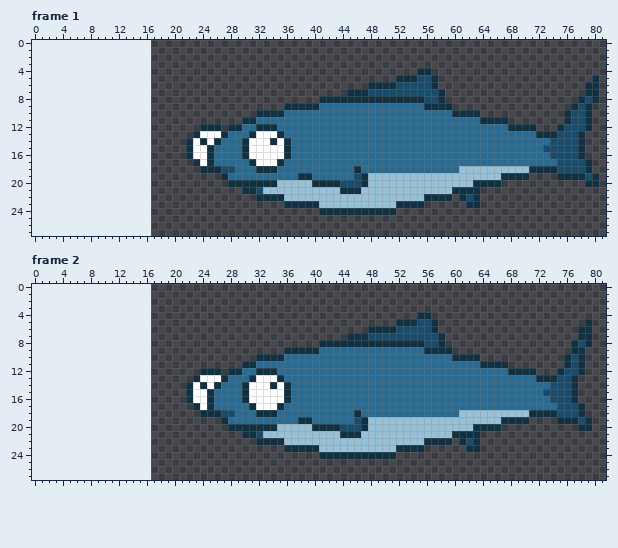
Pixel-art file, stored at Images/fish/fish1.aseprite. Above, as it was before the edit.
80x32 pixels, 6 frames. Shown: frame 1, frame 2. The old version is drawn lined up with the new one, on the new canvas. The commit also changed other frames, which this record leaves out.
The result:
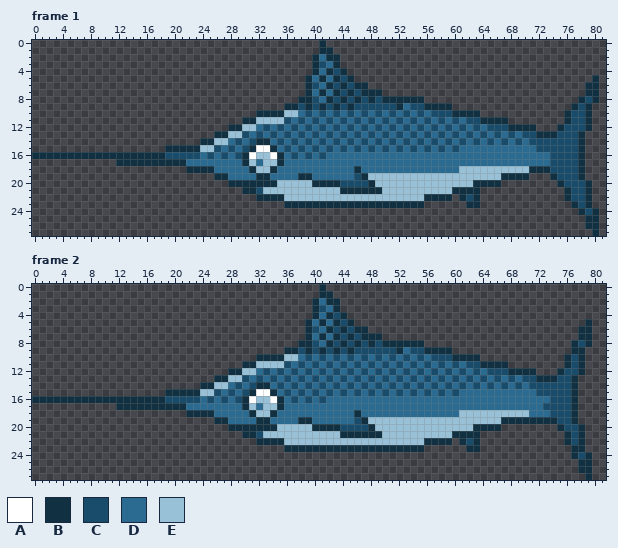
Palette (. is transparent): A #ffffff  B #113042  C #194c6a  D #2b6b91  E #98c0d7
The edit:
canvas 80x32 -> 82x28, the old top-left corner now at 17,0 (the part of the old canvas that was cut away was empty and is not shown)
Changed rows in their new state; - is an unchanged pixel.
Frame 1:
first column x 0:
 0 -----------------------------------------B---------------------------------------
 1 -----------------------------------------BB--------------------------------------
 2 ----------------------------------------BDBB-------------------------------------
 3 ----------------------------------------BCDB-------------------------------------
 4 ----------------------------------------BDBCB----------..------------------------
 5 ---------------------------------------BDBDBCB------......-----------------------
 6 ---------------------------------------BCDBCBCBB..........-----------------------
 7 ---------------------------------------BDBDBC-C-BB.........----------------------
 8 --------------------------------------BBCD-C-C-C-C------...----------------------
 9 --------------------------------------C-CBCBCBCCCCCCB-CC-------------------------
10 ------------------------------------EE-C-C-C-C-C-C-C-C-C-CCC---------------------
11 --------------------------------EEEEC-C-C-C-C-C-C-C-C-C-C-C-C-CC-----------------
12 ------------------------...---EEDCDC-C-C-C-C-C-C-C-C-C-C-C-C-C-C-CCC-------------
13 -----------------------...B-EECDCDCDC-C-C-C-C-C-C-C-C-C-C-C-C-C-C-C-C-CC---------
14 ----------------------..-BEE-CDCBBDCDC-C-C-C-C-C-C-C-C-C-C-C-C-C-C-C-C-CCC-------
15 -------------------BBB-BEEC-C-CB--BDC-C-C-C-C-C-C-C-C-C-C-C-C-----------C--------
16 BBBBBBBBBBBBBBBBBBBCCCCCDC-C-C--EE-BDC-C-C---------------------------------------
17 ------------BBBBBBBBBBDDDD----BEDEE---------------------------------------C---B.-
18 ----------------------BB--DDD--BEE----------------------------------------C---B.-
19 --------------------------B-----BB----------------------------------------BCCC-..
20 -----------------------------------------------CB--------------------------BCCC-.
21 -----------------------------------------------BBB--------------------------BCCB-
22 ----------------------------------------------------------------------------BCCB-
23 -----------------------------------------BBBBBBBBBBB-------------------------BCB-
24 -----------------------------------------...........--------------------------BCB
25 -------------------------------------------------------------------------------BB
26 -------------------------------------------------------------------------------BB
27 --------------------------------------------------------------------------------B
Frame 2:
first column x 0:
 0 -----------------------------------------B--------------------------------------
 1 -----------------------------------------BB-------------------------------------
 2 ----------------------------------------BDBB------------------------------------
 3 ----------------------------------------BCDB------------------------------------
 4 ----------------------------------------BDBCB----------..-----------------------
 5 ---------------------------------------BDBDBCB------......----------------------
 6 ---------------------------------------BCDBCBCBB..........----------------------
 7 ---------------------------------------BDBDBC-C-BB.........---------------------
 8 --------------------------------------BBCD-C-C-C-C------...---------------------
 9 --------------------------------------C-CBCBCBCCCCCCB-CC------------------------
10 ------------------------------------EE-C-C-C-C-C-C-C-C-C-CCC--------------------
11 --------------------------------EEEEC-C-C-C-C-C-C-C-C-C-C-C-C-CC----------------
12 ------------------------...---EEDCDC-C-C-C-C-C-C-C-C-C-C-C-C-C-C-CCC------------
13 -----------------------...B-EECDCDCDC-C-C-C-C-C-C-C-C-C-C-C-C-C-C-C-C-CC--------
14 ----------------------..-BEE-CDCBBDCDC-C-C-C-C-C-C-C-C-C-C-C-C-C-C-C-C-CCC------
15 -------------------BBB-BEEC-C-CB--BDC-C-C-C-C-C-C-C-C-C-C-C-C-----------C-------
16 BBBBBBBBBBBBBBBBBBBCCCCCDC-C-C--EE-BDC-C-C--------------------------------------
17 ------------BBBBBBBBBBDDDD----BEDEE--------------------------------------CC--B.-
18 ----------------------BB--DDD--BEE-------------------------------------DDDC--B.-
19 --------------------------B-----BB-------------------------------------BBBBCC-..
20 -----------------------------------------------CB--------------------------BCC-.
21 -----------------------------------------------BBB--------------------------BCB-
22 ----------------------------------------------------------------------------BCB-
23 -----------------------------------------BBBBBBBBBBB-------------------------BB-
24 -----------------------------------------...........-------------------------BCB
25 ------------------------------------------------------------------------------BB
26 ------------------------------------------------------------------------------BB
27 -------------------------------------------------------------------------------B
